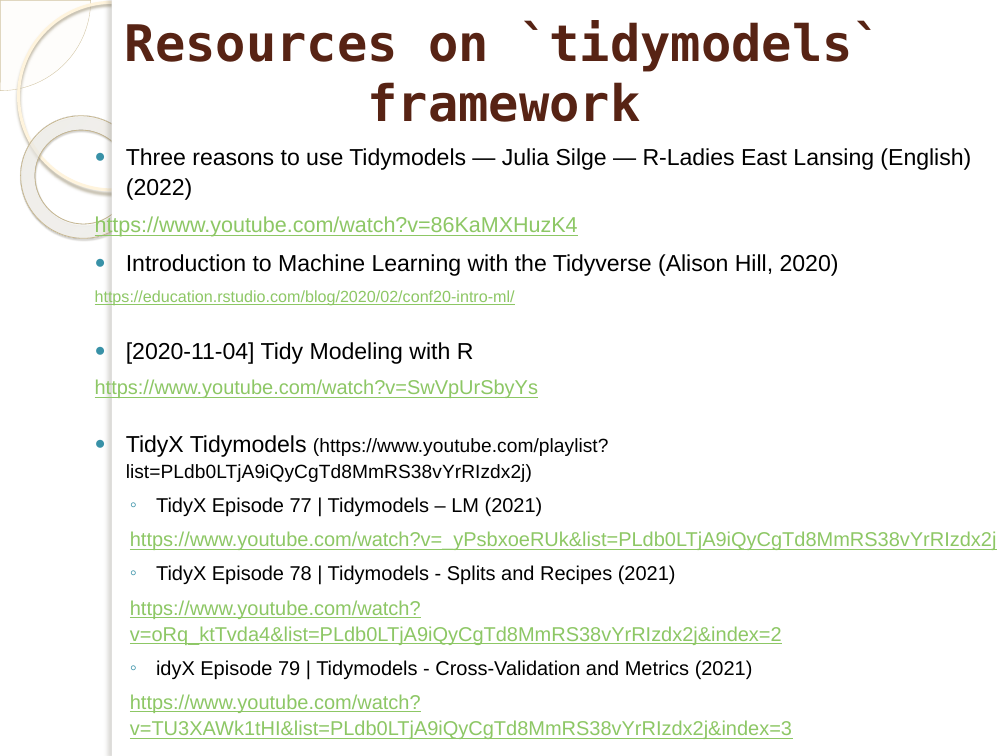
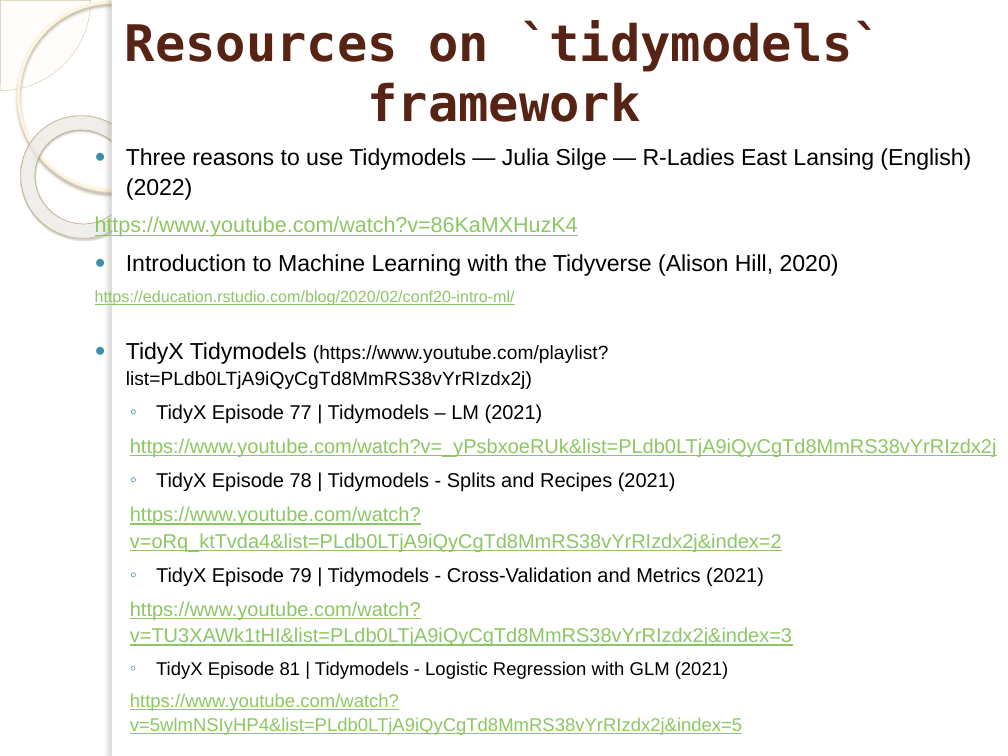
Before and after one commit to marinfotache/Data-Processing-Analysis-Science-with-R, a slide deck: slide 17 of 13 Introduction to Machine Learning and tidymodels ecosystem/13_Introduction to Machine Learning.pptx (slide 18 before the commit). Drawn at 1008x756 pixels with LibreOffice and Linux fonts; fonts in the diff are those of the drawing; background and template pictures are left out. Boxes give left, top, right and bottom in pixels: in the first picture for what was removed or moved away, otherwise in the second. Text is boxed around its words. In the diff, an @@ line names an element or a change of style, - is before the commit and + after.

```diff
--- a/13 Introduction to Machine Learning and tidymodels ecosystem/13_Introduction to Machine Learning.pptx
+++ b/13 Introduction to Machine Learning and tidymodels ecosystem/13_Introduction to Machine Learning.pptx
@@ text at box(95, 342, 538, 398): paragraphs removed @@
-● [2020-11-04] Tidy Modeling with R
-https://www.youtube.com/watch?v=SwVpUrSbyYs
@@ text at box(156, 567, 764, 586): text changed @@
-  ◦ idyX Episode 79 | Tidymodels - Cross-Validation and Metrics (2021)
+  ◦ TidyX Episode 79 | Tidymodels - Cross-Validation and Metrics (2021)
@@ text at box(130, 661, 742, 735): paragraphs added @@
+  ◦ TidyX Episode 81 | Tidymodels - Logistic Regression with GLM (2021)
+  https://www.youtube.com/watch?v=5wlmNSIyHP4&list=PLdb0LTjA9iQyCgTd8MmRS38vYrRIzdx2j&index=5
```
Also in this commit, not shown: 1 other slide changed, 1 slide removed.
